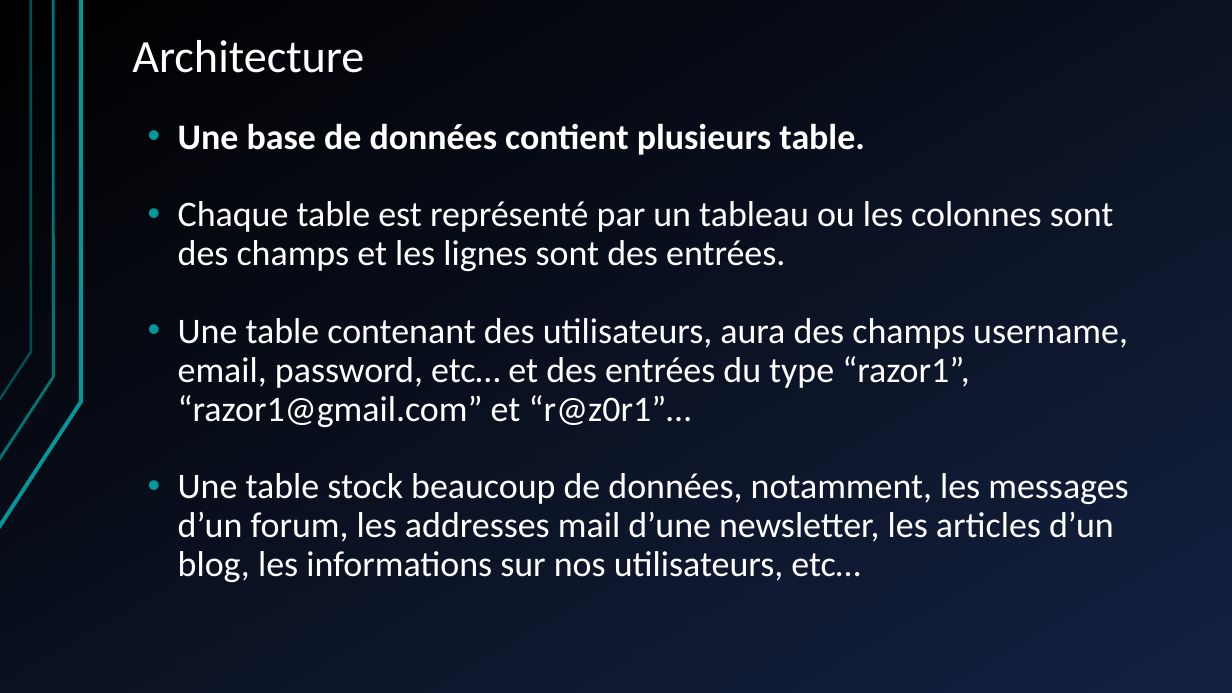
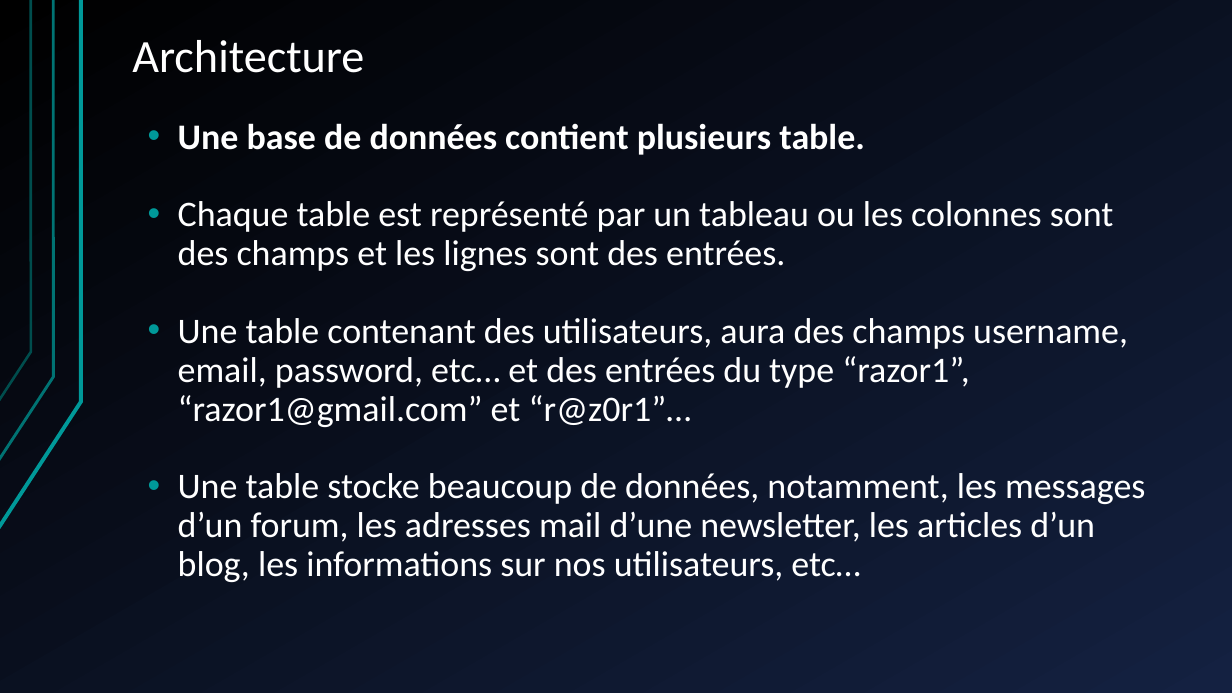
Before and after one commit to shyne99/formation-web, a slide deck: slide 10 of Seance 4 SQL PHP.ppt. Drawn at 1232x693 pixels with LibreOffice and Linux fonts; fonts in the diff are those of the drawing. Boxes give left, top, right and bottom in pixels: in the first picture for what was removed or moved away, otherwise in the second. Text is boxed around its words. In the diff, an @@ line names an element or a change of style, - is before the commit and + after.

```diff
--- a/Seance 4 SQL PHP.ppt
+++ b/Seance 4 SQL PHP.ppt
@@ text at [178, 473, 1145, 582]: text changed @@
-• Une table stock beaucoup de données, notamment, les messages d’un forum, les addresses mail d’une newsletter, les articles d’un blog, les informations sur nos utilisateurs, etc…
+• Une table stocke beaucoup de données, notamment, les messages d’un forum, les adresses mail d’une newsletter, les articles d’un blog, les informations sur nos utilisateurs, etc…
```
Also in this commit, not shown: 8 other slides changed, 4 other files.
